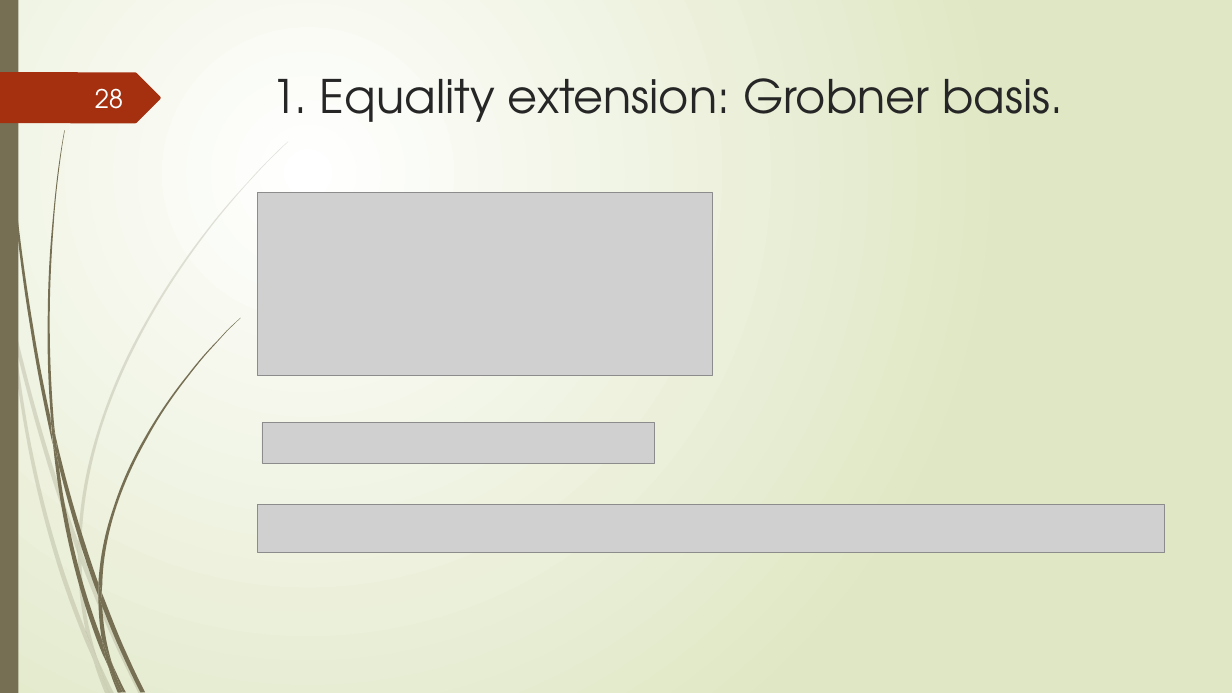
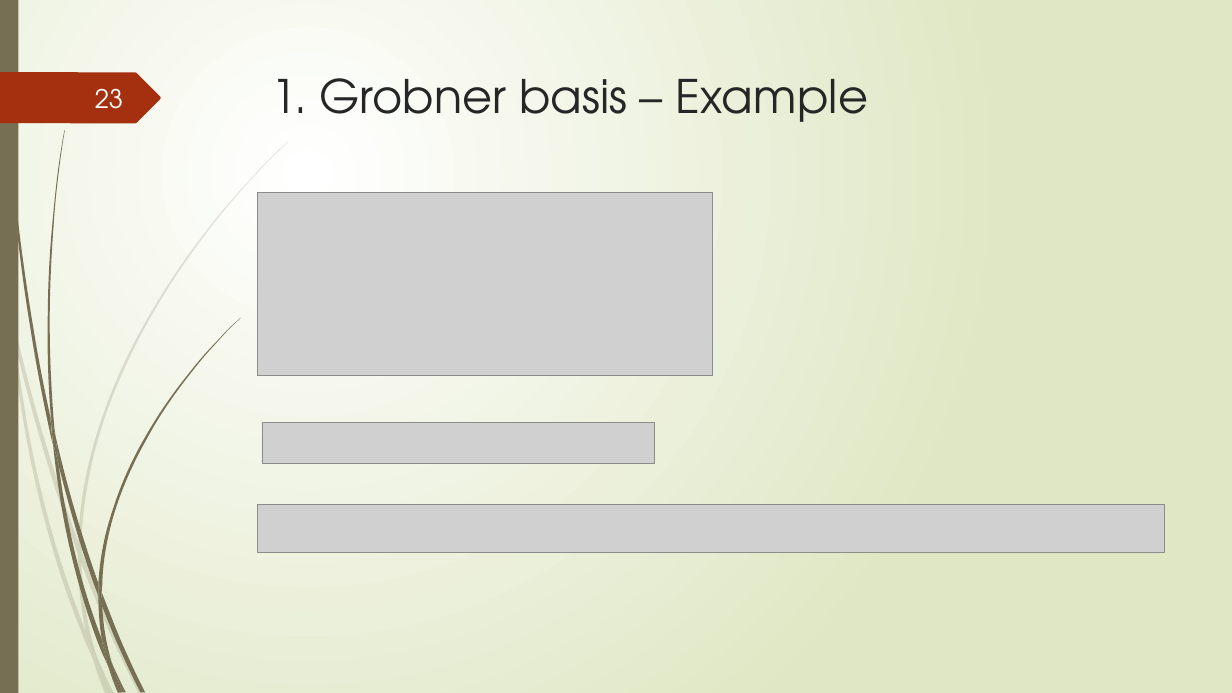
Before and after one commit to tungvx/raSAT, a slide deck: slide 23 of report/midterm.pptx (slide 28 before the commit). Drawn at 1232x693 pixels with LibreOffice and Linux fonts; fonts in the diff are those of the drawing; grey boxes stand for pictures. Boxes give left, top, right and bottom in pixels: in the first picture for what was removed or moved away, otherwise in the second. Text is boxed around its words. In the diff, an @@ line names an element or a change of style, - is before the commit and + after.

```diff
--- a/report/midterm.pptx
+++ b/report/midterm.pptx
@@ page number at (95, 88, 123, 109): text changed @@
-28
+23
@@ title at (271, 78, 868, 122): text changed @@
-1. Equality extension: Grobner basis.
+1. Grobner basis – Example
```
Also in this commit, not shown: 12 other slides changed, 5 slides added, 11 slides removed, 4 other files.
